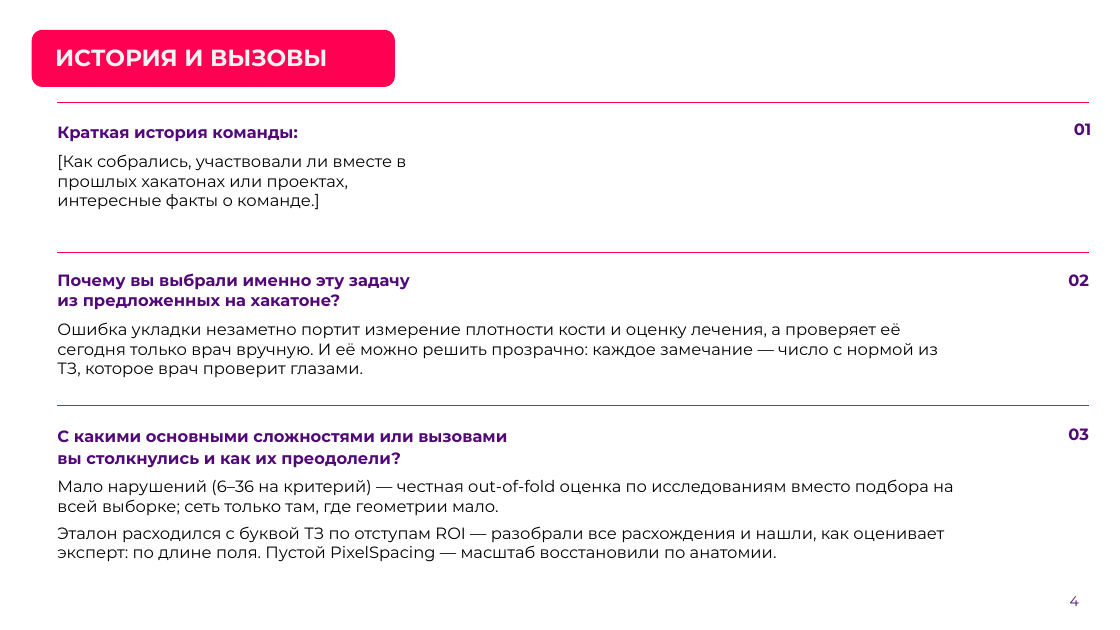
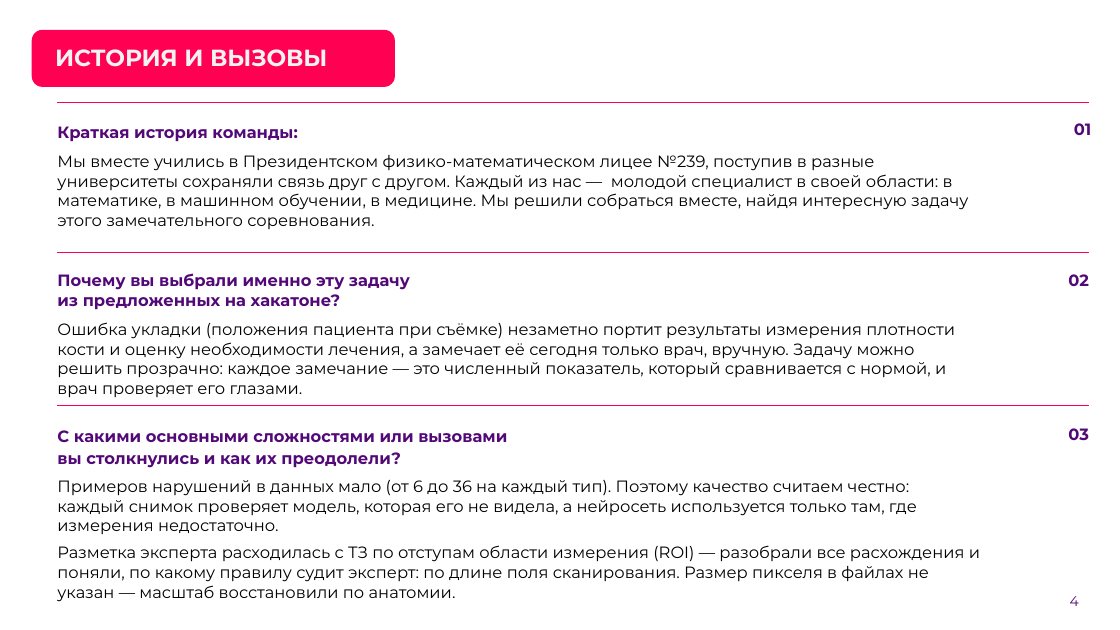
Before and after one commit to theorcos239/LCT_2026, a slide deck: slide 4 of docs/presentation/DXA_QC_pitch.pptx. Drawn at 1120x630 pixels with LibreOffice and Linux fonts; fonts in the diff are those of the drawing; background and template pictures are left out. Boxes give left, top, right and bottom in pixels: in the first picture for what was removed or moved away, otherwise in the second. Text is boxed around its words. In the diff, an @@ line names an element or a change of style, - is before the commit and + after.

```diff
--- a/docs/presentation/DXA_QC_pitch.pptx
+++ b/docs/presentation/DXA_QC_pitch.pptx
@@ text at (57,155,968,229): text changed @@
-[Как собрались, участвовали ли вместе в прошлых хакатонах или проектах, интересные факты о команде.]
+Мы вместе учились в Президентском физико-математическом лицее №239, поступив в разные университеты сохраняли связь друг с другом. Каждый из нас — молодой специалист в своей области: в математике, в машинном обучении, в медицине. Мы решили собраться вместе, найдя интересную задачу этого замечательного соревнования.
@@ text at (57,322,955,398): text changed @@
-Ошибка укладки незаметно портит измерение плотности кости и оценку лечения, а проверяет её сегодня только врач вручную. И её можно решить прозрачно: каждое замечание — число с нормой из ТЗ, которое врач проверит глазами.
+Ошибка укладки (положения пациента при съёмке) незаметно портит результаты измерения плотности кости и оценку необходимости лечения, а замечает её сегодня только врач, вручную. Задачу можно решить прозрачно: каждое замечание — это численный показатель, который сравнивается с нормой, и врач проверяет его глазами.
@@ text at (57,480,980,582): text changed @@
-Мало нарушений (6–36 на критерий) — честная out-of-fold оценка по исследованиям вместо подбора на всей выборке; сеть только там, где геометрии мало.
-Эталон расходился с буквой ТЗ по отступам ROI — разобрали все расхождения и нашли, как оценивает эксперт: по длине поля. Пустой PixelSpacing — масштаб восстановили по анатомии.
+Примеров нарушений в данных мало (от 6 до 36 на каждый тип). Поэтому качество считаем честно: каждый снимок проверяет модель, которая его не видела, а нейросеть используется только там, где измерения недостаточно.
+Разметка эксперта расходилась с ТЗ по отступам области измерения (ROI) — разобрали все расхождения и поняли, по какому правилу судит эксперт: по длине поля сканирования. Размер пикселя в файлах не указан — масштаб восстановили по анатомии.
```
Also in this commit, not shown: 23 other slides changed, 1 slide added, 1 slide removed, 32 other files.
